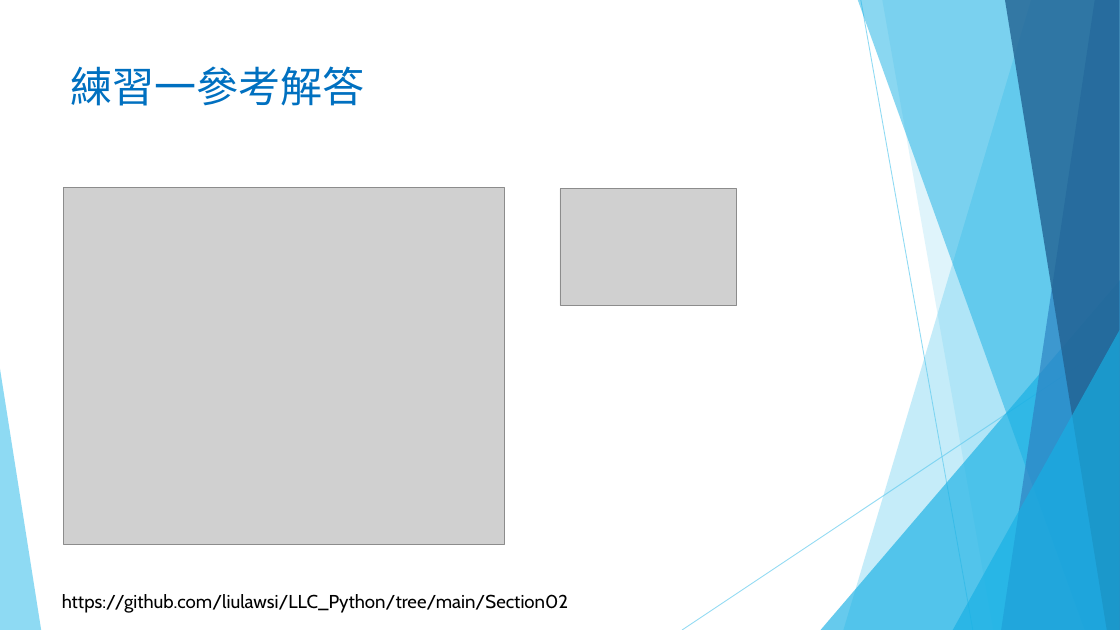
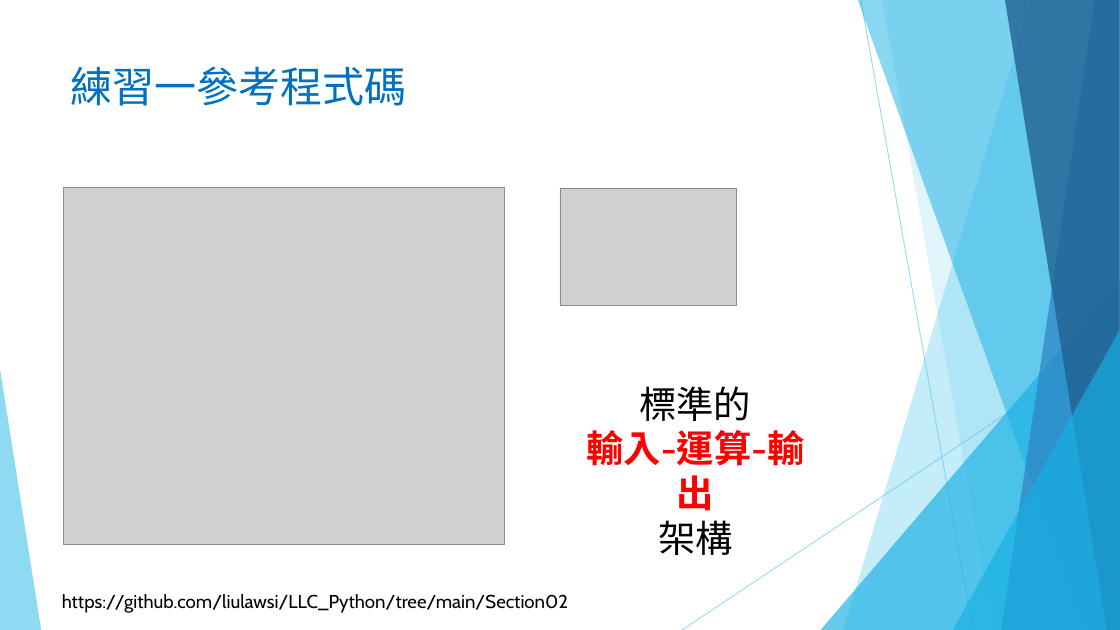
Before and after one commit to liulawsi/My_PPTs, a slide deck: slide 8 of LCC/Python/02_程式語言基本法.pptx (slide 7 before the commit). Drawn at 1120x630 pixels with LibreOffice and Linux fonts; fonts in the diff are those of the drawing; grey boxes stand for pictures; background and template pictures are left out. Boxes give left, top, right and bottom in pixels: in the first picture for what was removed or moved away, otherwise in the second. Text is boxed around its words. In the diff, an @@ line names an element or a change of style, - is before the commit and + after.

```diff
--- a/LCC/Python/02_程式語言基本法.pptx
+++ b/LCC/Python/02_程式語言基本法.pptx
@@ title at box(71, 66, 407, 106): text changed @@
-練習一參考解答
+練習一參考程式碼
@@ text added at box(586, 386, 804, 555), 32 pt, text #FF0000, bold @@
+標準的
+輸入-運算-輸出
+架構
```
Also in this commit, not shown: 1 other slide changed, 3 slides added, 7 other files.
